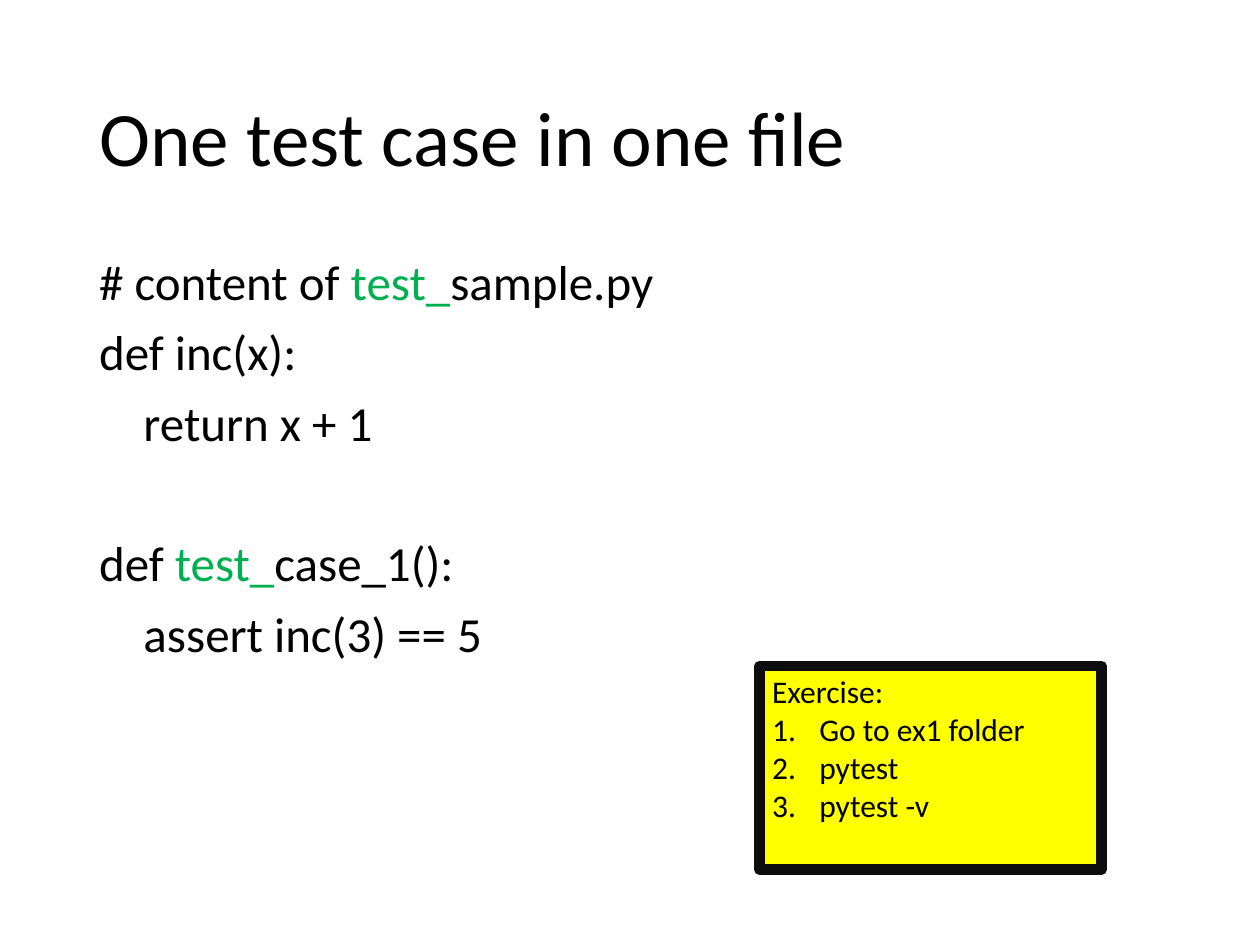
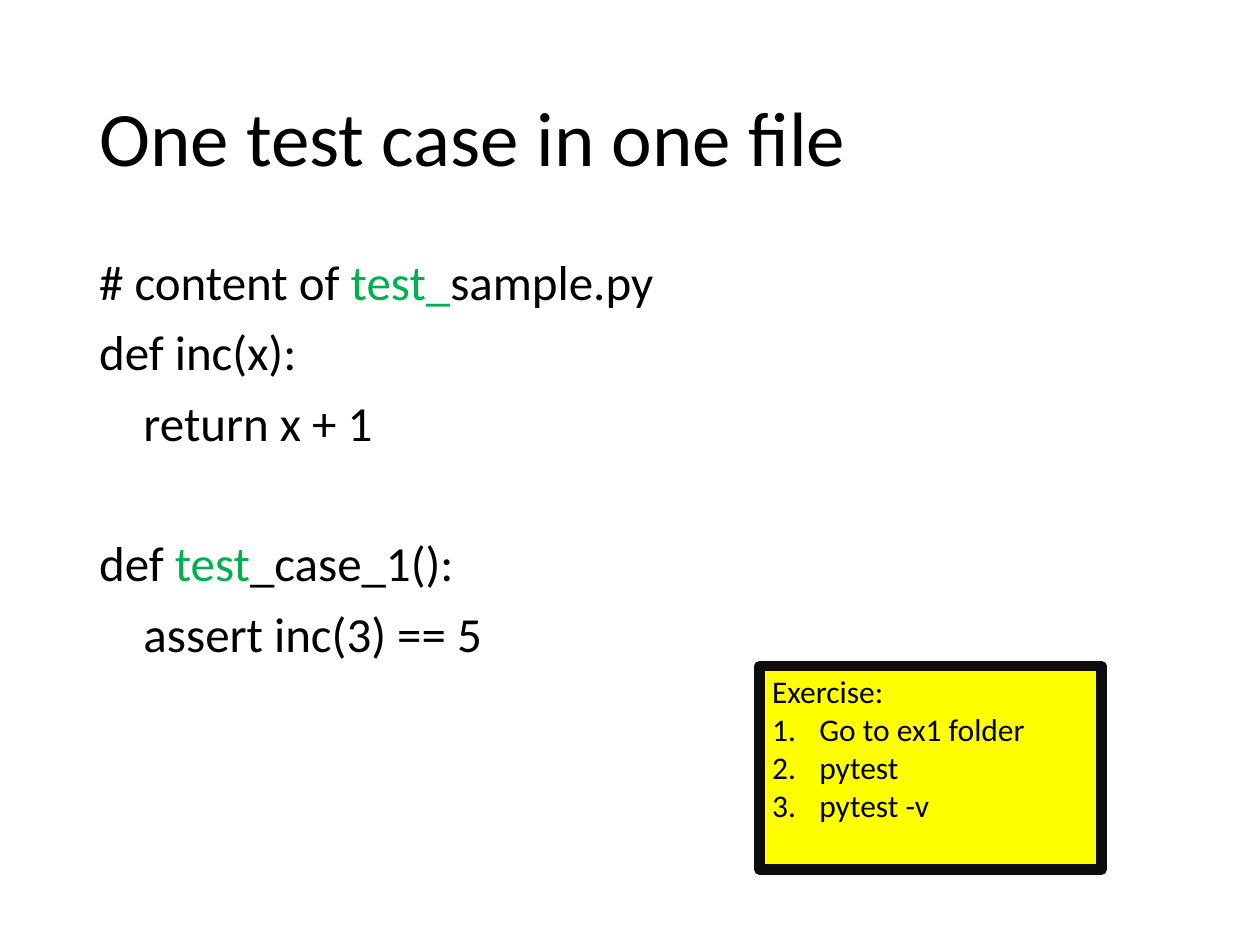
Before and after one commit to Chao-Jen/pytest_workshop, a slide deck: slide 5 of slides/Unit Test with Pytest.pptx. Drawn at 1260x945 pixels with LibreOffice and Linux fonts; fonts in the diff are those of the drawing. Boxes give left, top, right and bottom in pixels: in the first picture for what was removed or moved away, otherwise in the second. Text is boxed around its words. In the diff, an @@ line names an element or a change of style, - is before the commit and + after.

```diff
--- a/slides/Unit Test with Pytest.pptx
+++ b/slides/Unit Test with Pytest.pptx
@@ text at <box>99,545,454,588</box>: text colour #00B050 to #000000 in "test_case_1():" @@
```
Also in this commit, not shown: 3 other slides changed.
